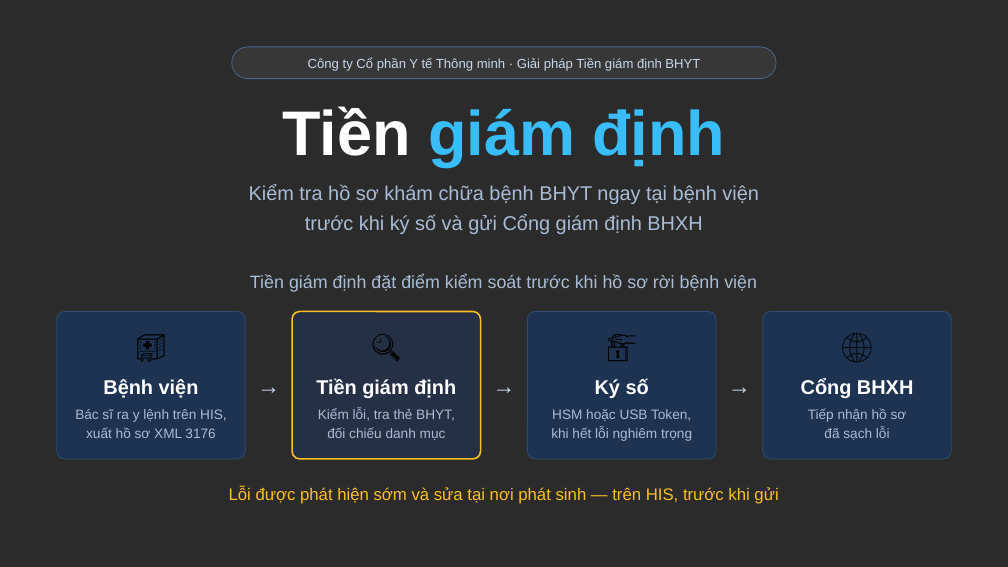
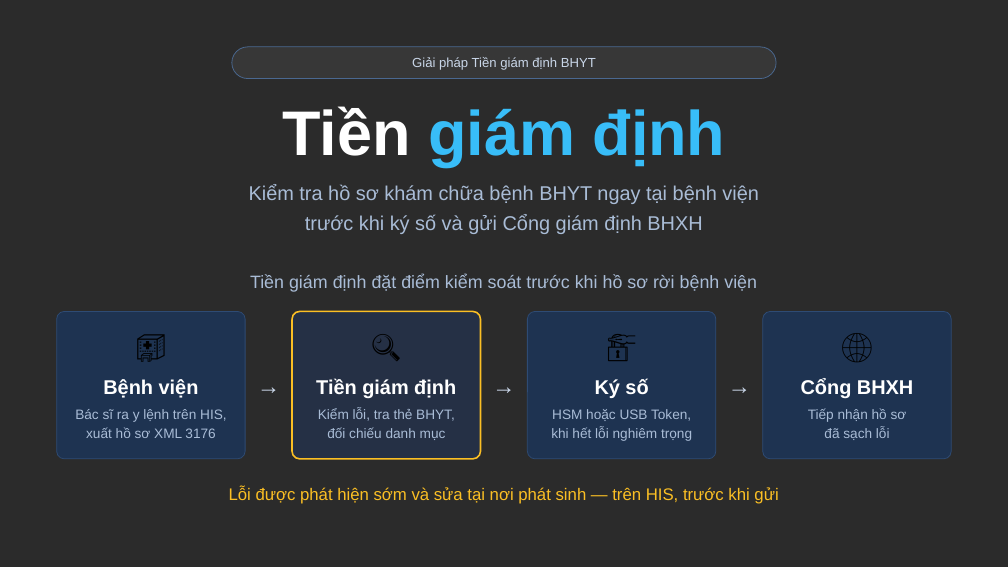
Before and after one commit to tracnn/qlbv_public, a slide deck: slide 1 of docs/dao-tao/Slide-gioi-thieu-Tien-giam-dinh-lanh-dao.pptx. Drawn at 1008x567 pixels with LibreOffice and Linux fonts; fonts in the diff are those of the drawing; background and template pictures are left out; a plain dark background stands for a picture behind light text. Boxes give left, top, right and bottom in pixels: in the first picture for what was removed or moved away, otherwise in the second. Text is boxed around its words. In the diff, an @@ line names an element or a change of style, - is before the commit and + after.

```diff
--- a/docs/dao-tao/Slide-gioi-thieu-Tien-giam-dinh-lanh-dao.pptx
+++ b/docs/dao-tao/Slide-gioi-thieu-Tien-giam-dinh-lanh-dao.pptx
@@ text at (412, 57, 596, 70): text changed @@
-Công ty Cổ phần Y tế Thông minh · Giải pháp Tiền giám định BHYT
+Giải pháp Tiền giám định BHYT
```
Also in this commit, not shown: 3 other slides changed.
